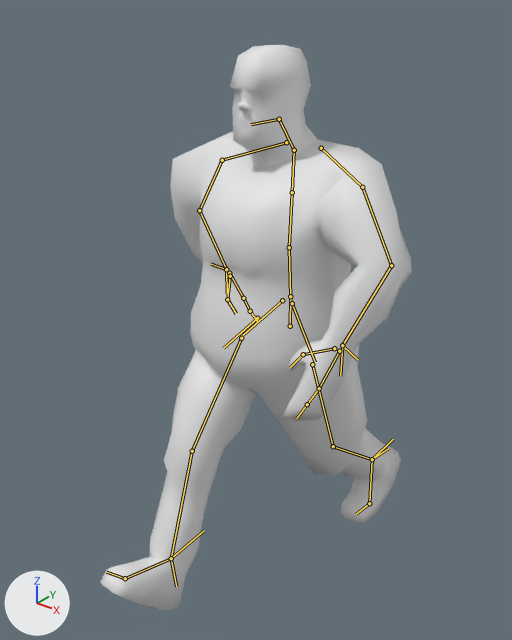
The Blender file trunk/data/blender/bob/bob.blend, before and after one commit.
The view is the same before and after, from a camera (50 mm lens) standing at (2.61, -3.43, 4.14) and looking at (-0.15, 0.02, 2.0). Every picture has the same lights, and +X, +Y and +Z are marked at lower left. Both versions are drawn at the pose saved in each file; the numbers are the values there. The bones that bend it are drawn over the model as lines.

In view in the first picture: 'LowresBody', 'LowresHead'.
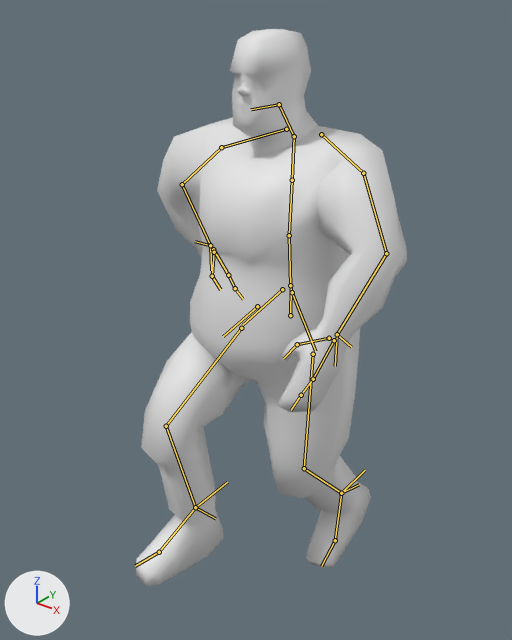
Pixel boxes [x1, y1, x2, y2] of what changed, in the pictures (512 x 640 px):
'LowresBody', posed (13% narrower)
    before: [100, 131, 412, 611]
    after: [136, 117, 407, 586]
'LowresHead', posed
    before: [230, 45, 318, 170]
    after: [230, 29, 318, 156]
bone 'IK_Arm.R', root to tip
    before: (342, 345) to (340, 376)
    after: (337, 334) to (335, 366)
bone 'IK_Foot.R', root to tip
    before: (372, 459) to (393, 439)
    after: (341, 493) to (365, 470)
bone 'IK_Arm.L', root to tip
    before: (226, 269) to (227, 293)
    after: (210, 245) to (211, 270)
bone 'IK_Foot.L', root to tip
    before: (171, 558) to (204, 530)
    after: (195, 507) to (227, 482)
bone 'Base', root to tip
    before: (290, 326) to (290, 296)
    after: (290, 315) to (291, 285)
bone 'Toes.R', root to tip
    before: (369, 503) to (356, 514)
    after: (335, 540) to (321, 566)
bone 'Upper Leg.L', root to tip
    before: (241, 338) to (192, 451)
    after: (241, 328) to (166, 426)
bone 'Foot.L', root to tip
    before: (171, 558) to (125, 578)
    after: (195, 507) to (159, 552)

The change, as a diff of the scene's bpy script:
```diff
--- a/trunk/data/blender/bob/bob.blend.py
+++ b/trunk/data/blender/bob/bob.blend.py
@@ bone_ik_arm_r @@
 bone_ik_arm_r = bpy.data.objects['Armature'].pose.bones['IK_Arm.R']
-bone_ik_arm_r.location = (-0.841, 1.005, -0.468)
+bone_ik_arm_r.location = (-0.862, 0.93, -0.501)
@@ bone_ik_foot_r @@
 bone_ik_foot_r = bpy.data.objects['Armature'].pose.bones['IK_Foot.R']
-bone_ik_foot_r.location = (0.0, 0.928, 0.105)
+bone_ik_foot_r.location = (0.0, 0.451, 0.071)
@@ bone_ik_arm_l @@
 bone_ik_arm_l = bpy.data.objects['Armature'].pose.bones['IK_Arm.L']
-bone_ik_arm_l.location = (0.86, 1.147, 0.266)
+bone_ik_arm_l.location = (0.752, 0.961, 0.209)
@@ bone_ik_foot_l @@
 bone_ik_foot_l = bpy.data.objects['Armature'].pose.bones['IK_Foot.L']
-bone_ik_foot_l.location = (0.0, -0.857, 0.019)
+bone_ik_foot_l.location = (0.0, -0.567, 0.296)
@@ bone_base @@
 bone_base = bpy.data.objects['Armature'].pose.bones['Base']
-bone_base.location = (0.0, -0.244, 0.072)
+bone_base.location = (0.0, -0.16, 0.072)
@@ bone_toes_r @@
 bone_toes_r = bpy.data.objects['Armature'].pose.bones['Toes.R']  # child of 'Foot.R'
-bone_toes_r.rotation_quaternion = (0.898, 0.441, -0.002, -0.001)  # degrees (52, 0, 0)
+bone_toes_r.rotation_quaternion = (1.004, 0.015, -0.001, 0.007)  # degrees (2, 0, 1)
@@ bone_upper_leg_l @@
 bone_upper_leg_l = bpy.data.objects['Armature'].pose.bones['Upper Leg.L']  # child of 'Hip.L'
-bone_upper_leg_l.rotation_quaternion = (0.95, -0.312, 0.006, 0.007)  # degrees (-36, 1, 1)
+bone_upper_leg_l.rotation_quaternion = (0.892, -0.449, 0.009, 0.01)  # degrees (-53, 1, 1)
@@ bone_foot_l @@
 bone_foot_l = bpy.data.objects['Armature'].pose.bones['Foot.L']  # child of 'Lower Leg.L'
-bone_foot_l.rotation_quaternion = (0.974, -0.209, 0.025, 0.085)  # degrees (-24, 5, 9)
+bone_foot_l.rotation_quaternion = (0.978, -0.156, 0.019, 0.064)  # degrees (-18, 3, 7)
```
